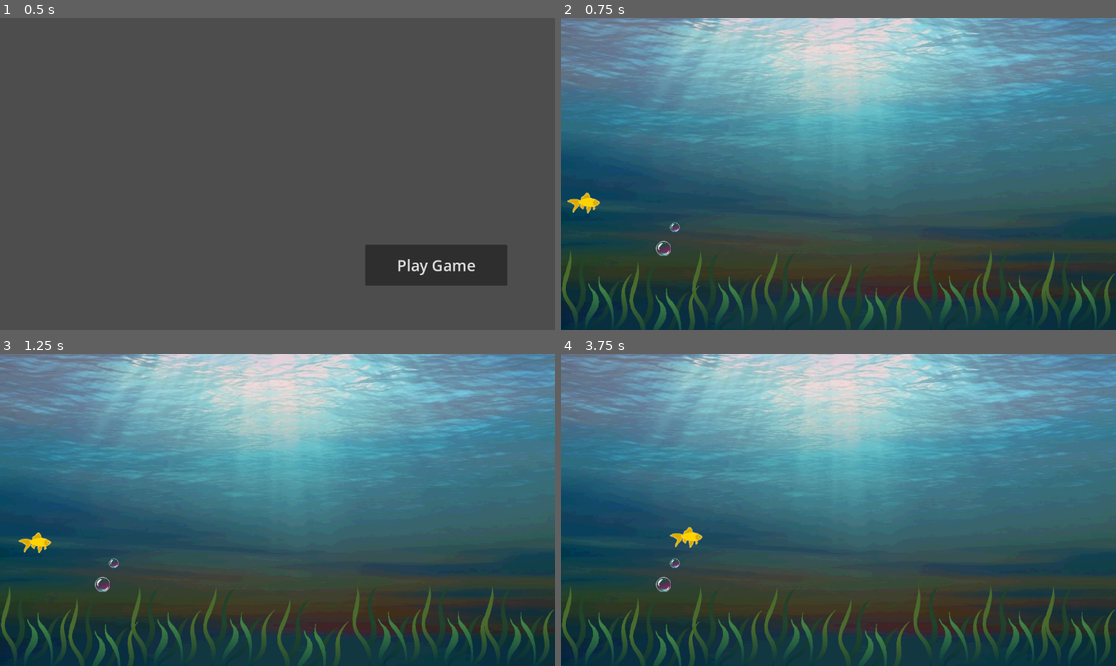
Above: before the commit, frames 1-4 (two rows, left to right).
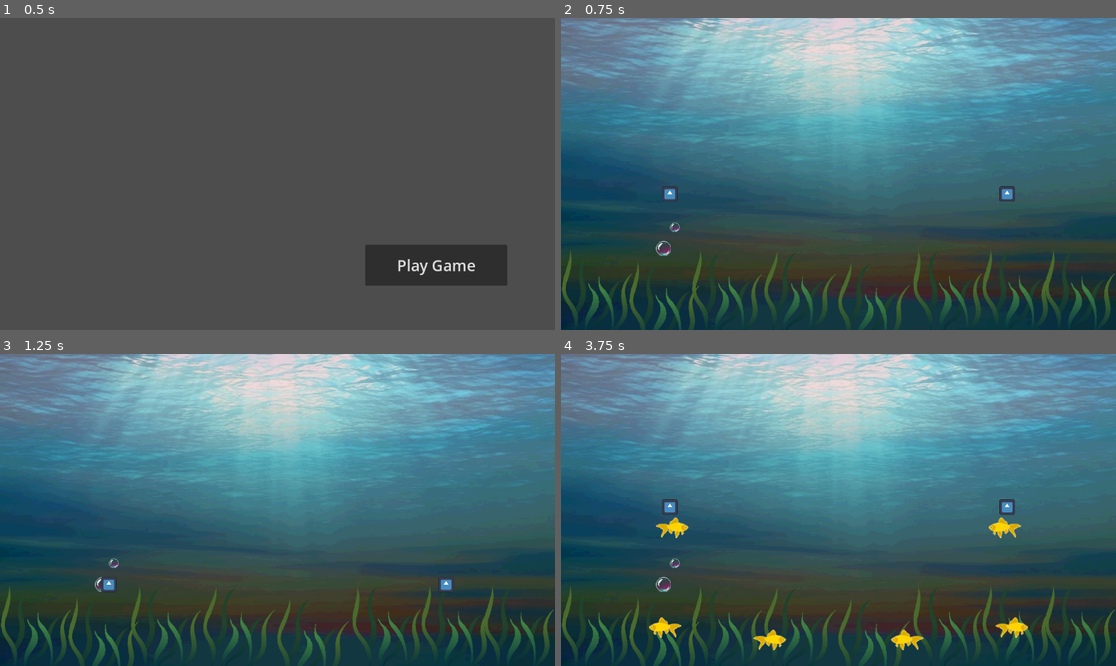
Above: after the commit, the same moments.

Repository: ColinNeary/Bait-and-Switch
Game: Godot game, scene res://UI/Main Menu.tscn
Two runs of this game, one before a commit and one after it. Both use one fixed random seed, a clock stepped at 60 frames per second and the inputs below. The engine's default icon, where the game draws it, is replaced by a stand-in: a white triangle on a blue panel in a dark square.
Inputs:
- Up to frame 1 (0.5 s): no input
- Up to frame 2 (0.75 s): click "Play Game" at 0.5 s
- Up to frame 3 (1.25 s): no input
- Up to frame 4 (3.75 s): no input

Frame 1 is identical in both runs. In frame 2, 0.4% of the frame differs, in the area x 1-82%, y 53-63%; in frame 3, 0.4%; in frame 4, 1.6%, in the area x 15-85%, y 46-96%.

Commit message:
Added spawner and additional fish movement

Diff:
--- /dev/null
+++ b/bait-and-switch/Globals.gd
@@ -0,0 +1,3 @@
+extends Node
+
+var fishes_nodePath:NodePath = ^"/root/Game/Fishes"
--- a/bait-and-switch/Scenes/Fishes/Fish.tscn
+++ b/bait-and-switch/Scenes/Fishes/Fish.tscn
@@ -8,10 +8,8 @@
 height = 66.0
 
 [node name="Fish" type="CharacterBody2D"]
+collision_mask = 0
 script = ExtResource("1_n8b2p")
-MAX_SPEED = 250.0
-MAX_BOB = 50.0
-acceleration = 5.0
 
 [node name="CollisionShape2D" type="CollisionShape2D" parent="."]
 rotation = 1.5707964
--- a/bait-and-switch/Scenes/Fishes/fish.gd
+++ b/bait-and-switch/Scenes/Fishes/fish.gd
@@ -1,16 +1,32 @@
 extends CharacterBody2D
 class_name Fish
 
-@export var MAX_SPEED:float
+@export var MAX_SPEED:float = 250
 ## Max undilation of y velocity
-@export var MAX_BOB:float
-@export var acceleration:float
+@export var MAX_BOB_DIST:float = 50
+## How often the fish with bob up and down
+@export var BOB_FREQ_MULTIPLIER:float = 2
+## Controls how fast the fish will move according to how low it is spawned, and vice versa
+@export var depth_speed_scaling = 1.005
+@export var acceleration:float = 5
+
+@onready var sprite: Sprite2D = $Sprite2D
 
 var elapsed_time:float = 0
 
+func _ready() -> void:
+	if self.global_position.x > 0:
+		invert_fish_dir()
+
+	MAX_SPEED *= pow(depth_speed_scaling, global_position.y) # scales fish speed with fish depth
+
+func invert_fish_dir() -> void:
+	MAX_SPEED *= -1
+	sprite.flip_h = not sprite.flip_h
+
 func _physics_process(delta: float) -> void:
 	elapsed_time += delta
-	velocity.y = MAX_BOB * cos(2*elapsed_time)
+	velocity.y = MAX_BOB_DIST * sin(BOB_FREQ_MULTIPLIER*elapsed_time)
 	velocity.x = move_toward(velocity.x, MAX_SPEED, acceleration)
 
 	move_and_slide()
--- a/bait-and-switch/Scenes/Game/Game.tscn
+++ b/bait-and-switch/Scenes/Game/Game.tscn
@@ -1,22 +1,14 @@
-[gd_scene load_steps=14 format=3 uid="uid://cui1c0ifu1yoh"]
+[gd_scene load_steps=12 format=3 uid="uid://cui1c0ifu1yoh"]
 
 [ext_resource type="Script" uid="uid://b6wh5ewydaep5" path="res://Scenes/Game/game.gd" id="1_hqwdr"]
 [ext_resource type="Texture2D" uid="uid://dtih6hj3civpq" path="res://assets/backdrop_01.png" id="2_3586x"]
-[ext_resource type="Script" uid="uid://bkwjyh0ya77od" path="res://Scenes/Fishes/fish.gd" id="2_vrr3t"]
-[ext_resource type="Texture2D" uid="uid://ciy1grsunqcmg" path="res://assets/fish_01.png" id="3_iv3md"]
 [ext_resource type="Script" uid="uid://c7u1ravjdncec" path="res://Scenes/Kill Zone/kill_zone.gd" id="4_ln2h6"]
+[ext_resource type="PackedScene" uid="uid://40skl5m1k7fn" path="res://Scenes/Spawner/Spawner.tscn" id="4_y3kpf"]
 [ext_resource type="Texture2D" uid="uid://446fkh3isr8w" path="res://assets/seaweed_frame01.png" id="5_gvja8"]
 [ext_resource type="Texture2D" uid="uid://ccqf47ka3p8tc" path="res://assets/seaweed_frame02.png" id="6_m1o7v"]
 [ext_resource type="Texture2D" uid="uid://ba2fxw0wod06c" path="res://assets/seaweed_frame03.png" id="7_3586x"]
 [ext_resource type="Texture2D" uid="uid://0m5k7gn2ui8l" path="res://assets/seaweed_frame04.png" id="8_10ki7"]
 [ext_resource type="Texture2D" uid="uid://whdkq554k6kl" path="res://assets/bubble_01.png" id="9_m1o7v"]
-
-[sub_resource type="CapsuleShape2D" id="CapsuleShape2D_iv3md"]
-radius = 13.0
-height = 66.0
-
-[sub_resource type="RectangleShape2D" id="RectangleShape2D_iv3md"]
-size = Vector2(237, 1314)
 
 [sub_resource type="SpriteFrames" id="SpriteFrames_ti1oi"]
 animations = [{
@@ -38,28 +30,85 @@
 "speed": 2.0
 }]
 
+[sub_resource type="RectangleShape2D" id="RectangleShape2D_iv3md"]
+size = Vector2(237, 1314)
+
 [node name="Game" type="Node2D"]
 script = ExtResource("1_hqwdr")
 
-[node name="Camera2D" type="Camera2D" parent="."]
+[node name="Decor" type="Node2D" parent="."]
 
-[node name="Backdrop01" type="Sprite2D" parent="."]
+[node name="Backdrop01" type="Sprite2D" parent="Decor"]
 position = Vector2(-16, -62)
 texture = ExtResource("2_3586x")
 
-[node name="Fish" type="CharacterBody2D" parent="."]
-position = Vector2(-531, 56)
-script = ExtResource("2_vrr3t")
-MAX_SPEED = 75.0
-MAX_BOB = 25.0
-acceleration = 2.0
+[node name="Seaweed1" type="AnimatedSprite2D" parent="Decor"]
+position = Vector2(-497, 240.625)
+scale = Vector2(0.75, 1.1283334)
+sprite_frames = SubResource("SpriteFrames_ti1oi")
+frame_progress = 0.82388246
 
-[node name="CollisionShape2D" type="CollisionShape2D" parent="Fish"]
-rotation = 1.5707964
-shape = SubResource("CapsuleShape2D_iv3md")
+[node name="Seaweed2" type="AnimatedSprite2D" parent="Decor"]
+position = Vector2(-357, 265)
+scale = Vector2(0.75, 1.1283334)
+sprite_frames = SubResource("SpriteFrames_ti1oi")
+frame_progress = 0.9222746
 
-[node name="Sprite2D" type="Sprite2D" parent="Fish"]
-texture = ExtResource("3_iv3md")
+[node name="Seaweed3" type="AnimatedSprite2D" parent="Decor"]
+position = Vector2(-227, 241)
+scale = Vector2(0.75, 1.1283334)
+sprite_frames = SubResource("SpriteFrames_ti1oi")
+frame_progress = 0.98233294
+
+[node name="Seaweed4" type="AnimatedSprite2D" parent="Decor"]
+position = Vector2(-77.5, 240.25002)
+scale = Vector2(0.75, 1.1283334)
+skew = 0.12217295
+sprite_frames = SubResource("SpriteFrames_ti1oi")
+frame_progress = 0.9590692
+
+[node name="Seaweed5" type="AnimatedSprite2D" parent="Decor"]
+position = Vector2(75.999985, 264)
+scale = Vector2(0.75, 1.1283334)
+skew = 0.12217295
+sprite_frames = SubResource("SpriteFrames_ti1oi")
+frame_progress = 0.9244886
+
+[node name="Seaweed7" type="AnimatedSprite2D" parent="Decor"]
+position = Vector2(232.5, 239.24998)
+scale = Vector2(0.75, 1.1283334)
+skew = -0.09075713
+sprite_frames = SubResource("SpriteFrames_ti1oi")
+frame_progress = 0.4580137
+
+[node name="Seaweed8" type="AnimatedSprite2D" parent="Decor"]
+position = Vector2(375.5, 238.625)
+scale = Vector2(0.75, 1.1283334)
+sprite_frames = SubResource("SpriteFrames_ti1oi")
+frame_progress = 0.23995148
+
+[node name="Seaweed9" type="AnimatedSprite2D" parent="Decor"]
+position = Vector2(505.5, 239.625)
+scale = Vector2(0.75, 1.1283334)
+sprite_frames = SubResource("SpriteFrames_ti1oi")
+frame_progress = 0.87658864
+
+[node name="Bubble01" type="Sprite2D" parent="Decor"]
+position = Vector2(-363, 155)
+texture = ExtResource("9_m1o7v")
+
+[node name="Bubble02" type="Sprite2D" parent="Decor"]
+position = Vector2(-339.75, 110.75)
+scale = Vector2(0.62903225, 0.62903225)
+texture = ExtResource("9_m1o7v")
+
+[node name="Left Fish Spawner" parent="." instance=ExtResource("4_y3kpf")]
+position = Vector2(-350, 0)
+spawn_delay = 1.0
+
+[node name="Right Fish Spawner" parent="." instance=ExtResource("4_y3kpf")]
+position = Vector2(350, 0)
+spawn_delay = 1.0
 
 [node name="Right Kill Zone" type="Area2D" parent="."]
 monitorable = false
@@ -69,62 +118,14 @@
 position = Vector2(1078, -56)
 shape = SubResource("RectangleShape2D_iv3md")
 
-[node name="Seaweed1" type="AnimatedSprite2D" parent="."]
-position = Vector2(-497, 240.625)
-scale = Vector2(0.75, 1.1283334)
-sprite_frames = SubResource("SpriteFrames_ti1oi")
-frame_progress = 0.82388246
+[node name="Left Kill Zone" type="Area2D" parent="."]
+monitorable = false
+script = ExtResource("4_ln2h6")
 
-[node name="Seaweed2" type="AnimatedSprite2D" parent="."]
-position = Vector2(-357, 265)
-scale = Vector2(0.75, 1.1283334)
-sprite_frames = SubResource("SpriteFrames_ti1oi")
-frame_progress = 0.9222746
+[node name="CollisionShape2D" type="CollisionShape2D" parent="Left Kill Zone"]
+position = Vector2(-1069, -56)
+shape = SubResource("RectangleShape2D_iv3md")
 
-[node name="Seaweed3" type="AnimatedSprite2D" parent="."]
-position = Vector2(-227, 241)
-scale = Vector2(0.75, 1.1283334)
-sprite_frames = SubResource("SpriteFrames_ti1oi")
-frame_progress = 0.98233294
+[node name="Camera2D" type="Camera2D" parent="."]
 
-[node name="Seaweed4" type="AnimatedSprite2D" parent="."]
-position = Vector2(-77.5, 240.25002)
-scale = Vector2(0.75, 1.1283334)
-skew = 0.12217305
-sprite_frames = SubResource("SpriteFrames_ti1oi")
-frame_progress = 0.9590692
-
-[node name="Seaweed5" type="AnimatedSprite2D" parent="."]
-position = Vector2(75.999985, 264)
-scale = Vector2(0.75, 1.1283334)
-skew = 0.12217305
-sprite_frames = SubResource("SpriteFrames_ti1oi")
-frame_progress = 0.9244886
-
-[node name="Seaweed7" type="AnimatedSprite2D" parent="."]
-position = Vector2(232.5, 239.24998)
-scale = Vector2(0.75, 1.1283334)
-skew = -0.090757124
-sprite_frames = SubResource("SpriteFrames_ti1oi")
-frame_progress = 0.4580137
-
-[node name="Seaweed8" type="AnimatedSprite2D" parent="."]
-position = Vector2(375.5, 238.625)
-scale = Vector2(0.75, 1.1283334)
-sprite_frames = SubResource("SpriteFrames_ti1oi")
-frame_progress = 0.23995148
-
-[node name="Seaweed9" type="AnimatedSprite2D" parent="."]
-position = Vector2(505.5, 239.625)
-scale = Vector2(0.75, 1.1283334)
-sprite_frames = SubResource("SpriteFrames_ti1oi")
-frame_progress = 0.87658864
-
-[node name="Bubble01" type="Sprite2D" parent="."]
-position = Vector2(-363, 155)
-texture = ExtResource("9_m1o7v")
-
-[node name="Bubble01" type="Sprite2D" parent="Bubble01"]
-position = Vector2(23.25, -44.25)
-scale = Vector2(0.62903225, 0.62903225)
-texture = ExtResource("9_m1o7v")
+[node name="Fishes" type="Node2D" parent="."]
--- a/bait-and-switch/Scenes/Game/game.gd
+++ b/bait-and-switch/Scenes/Game/game.gd
@@ -1,4 +1 @@
 extends Node2D
-
-func _ready() -> void:
-	print("CAMERA SIZE = ", get_viewport_rect().size)
--- a/bait-and-switch/Scenes/Kill Zone/kill_zone.gd
+++ b/bait-and-switch/Scenes/Kill Zone/kill_zone.gd
@@ -4,4 +4,5 @@
 
 func _on_body_entered(body: Node2D) -> void:
 	if body is Fish:
+		print("killing fish")
 		body.queue_free()
--- a/bait-and-switch/Scenes/Spawner/Spawner.tscn
+++ b/bait-and-switch/Scenes/Spawner/Spawner.tscn
@@ -1,7 +1,8 @@
-[gd_scene load_steps=3 format=3 uid="uid://40skl5m1k7fn"]
+[gd_scene load_steps=4 format=3 uid="uid://40skl5m1k7fn"]
 
 [ext_resource type="Script" uid="uid://dbstrnu3wvxde" path="res://Scenes/Spawner/spawner.gd" id="1_v83ff"]
 [ext_resource type="PackedScene" uid="uid://p5sqwa0ax0bk" path="res://Scenes/Fishes/Fish.tscn" id="2_pcghw"]
+[ext_resource type="Texture2D" uid="uid://lpjoa2hatcg1" path="res://icon.svg" id="3_pcghw"]
 
 [node name="Spawner" type="Node2D"]
 script = ExtResource("1_v83ff")
@@ -9,4 +10,8 @@
 
 [node name="Timer" type="Timer" parent="."]
 
+[node name="Sprite2D" type="Sprite2D" parent="."]
+scale = Vector2(0.25, 0.25)
+texture = ExtResource("3_pcghw")
+
 [connection signal="timeout" from="Timer" to="." method="_on_timer_timeout"]
--- a/bait-and-switch/Scenes/Spawner/spawner.gd
+++ b/bait-and-switch/Scenes/Spawner/spawner.gd
@@ -2,7 +2,10 @@
 
 @export var item:PackedScene
 @export var spawn_delay:float = 2
+@export var MAX_BOB:float = 250
 @onready var timer = $Timer
+
+var elasped_time = 0
 
 func _ready() -> void:
 	timer.start(spawn_delay)
@@ -12,5 +15,10 @@
 
 func spawn_item() -> void:
 	var new_item = item.duplicate().instantiate()
+
 	new_item.global_position = self.global_position
-	self.add_child(new_item)
+	get_node(Globals.fishes_nodePath).add_child(new_item)
+
+func _physics_process(delta: float) -> void:
+	elasped_time += delta
+	self.position.y = MAX_BOB * sin(elasped_time)
--- a/bait-and-switch/project.godot
+++ b/bait-and-switch/project.godot
@@ -14,3 +14,11 @@
 run/main_scene="uid://cwrnavcd1ypx6"
 config/features=PackedStringArray("4.5", "Forward Plus")
 config/icon="res://icon.svg"
+
+[autoload]
+
+Globals="*res://Globals.gd"
+
+[layer_names]
+
+2d_physics/layer_1="Fish"
Not shown, added: bait-and-switch/Globals.gd.uid
